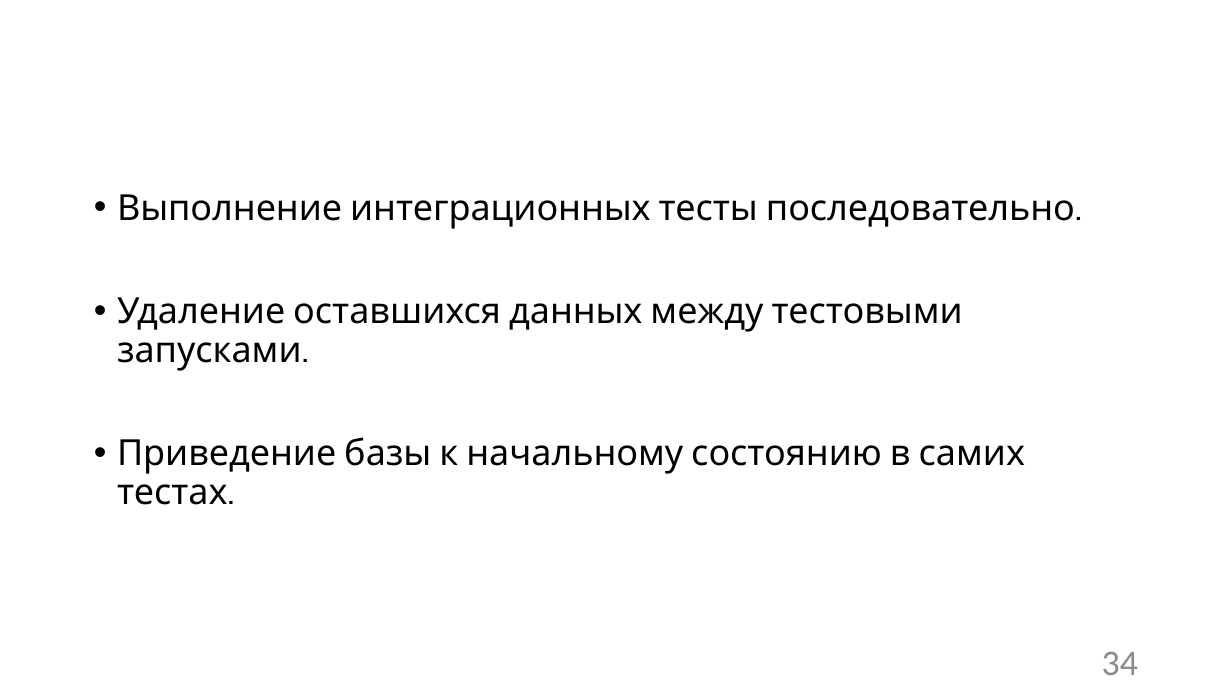
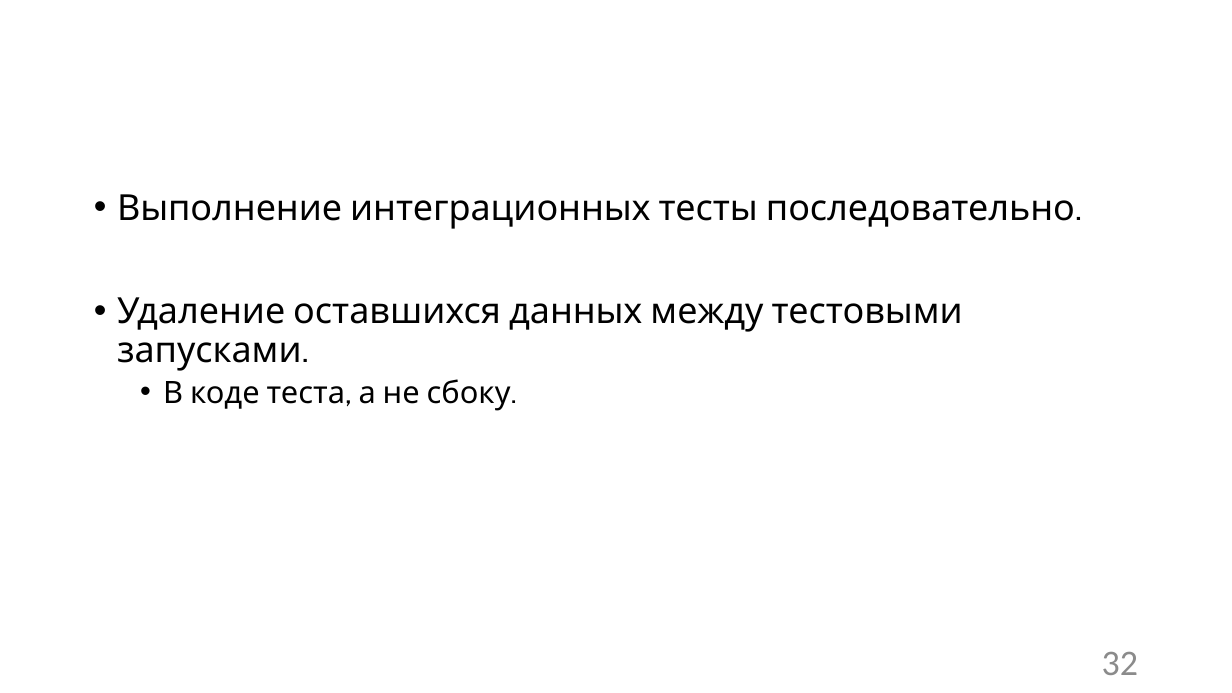
Before and after one commit to Sa1Gur/DbTest.Containers, a slide deck: slide 32 of DbaseTesting.pptx (slide 34 before the commit). Drawn at 1232x693 pixels with LibreOffice and Linux fonts; fonts in the diff are those of the drawing; background and template pictures are left out. Boxes give left, top, right and bottom in pixels: in the first picture for what was removed or moved away, otherwise in the second. Text is boxed around its words. In the diff, an @@ line names an element or a change of style, - is before the commit and + after.

```diff
--- a/DbaseTesting.pptx
+++ b/DbaseTesting.pptx
@@ text at bbox=[163, 379, 511, 411]: text changed; size 28 to 24 pt @@
-• Приведение базы к начальному состоянию в самих тестах.
+  • В коде теста, а не сбоку.
@@ page number at bbox=[1102, 652, 1138, 675]: text changed @@
-34
+32
```
Also in this commit, not shown: 13 other slides changed, 2 slides removed.
